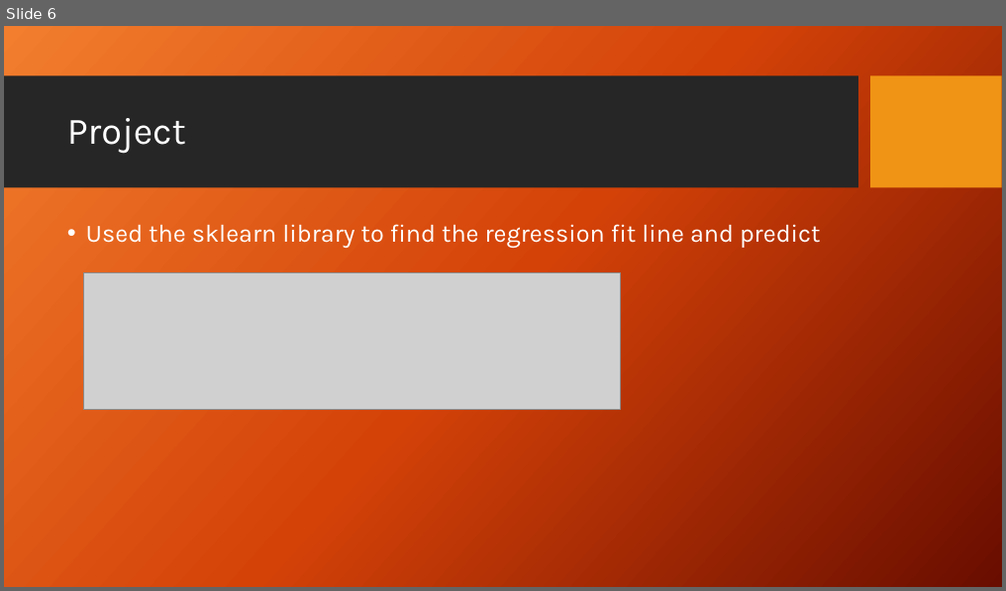
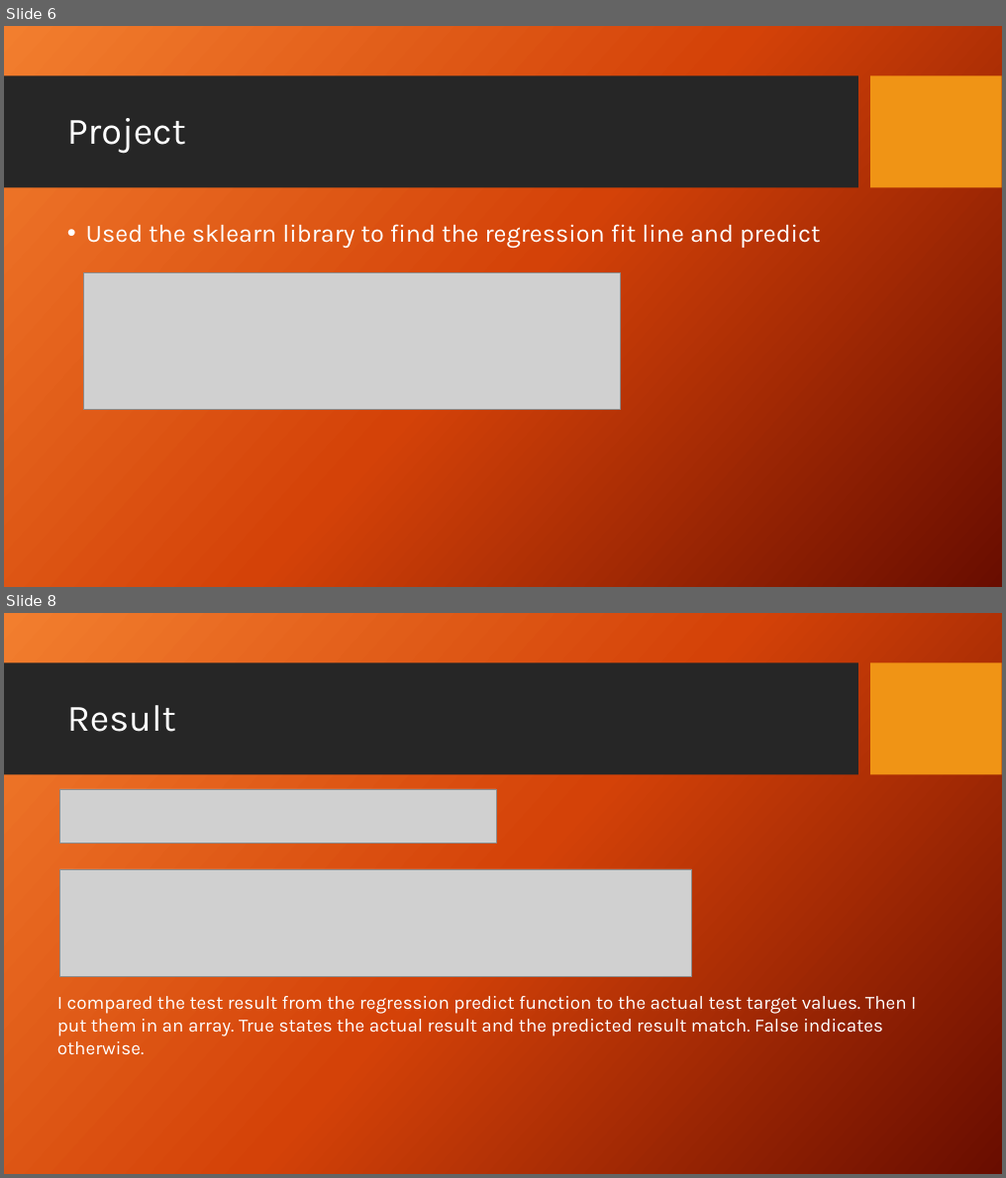
Before and after one commit to subhay389/Machine-Learning, a slide deck: MLproject/MLpresentation.pptx. Shown one above the other, each under a label of ours: slide 6 before the commit, slides 6 and 8 after it; the slides between them are not shown. The pictures are 1006x591 and 1006x1178 pixels, drawn with LibreOffice and Linux fonts; fonts in the diff are those of the drawing; grey boxes stand for pictures; background and template pictures are left out. Boxes give left, top, right and bottom in pixels: in the first picture for what was removed or moved away, otherwise in the second. Text is boxed around its words. In the diff, an @@ line names an element or a change of style, - is before the commit and + after.

```diff
--- a/MLproject/MLpresentation.pptx
+++ b/MLproject/MLpresentation.pptx
@@ slide 8 added at bbox=[4, 613, 1002, 1174], background picture (left out); not listed: 2 template elements that a slide beside it also shows @@
@@ title added at bbox=[67, 705, 176, 732], 36 pt, text #FFFFFF @@
+Result
@@ picture added at bbox=[59, 789, 496, 843] @@
@@ picture added at bbox=[59, 869, 691, 977] @@
@@ text added at bbox=[57, 996, 916, 1056], 18 pt, text #FFFFFF @@
+I compared the test result from the regression predict function to the actual test target values. Then I put them in an array. True states the actual result and the predicted result match. False indicates otherwise.
```
Also in this commit, not shown: 1 slide changed, 2 other slides added, 2 slides removed, 1 other file.
